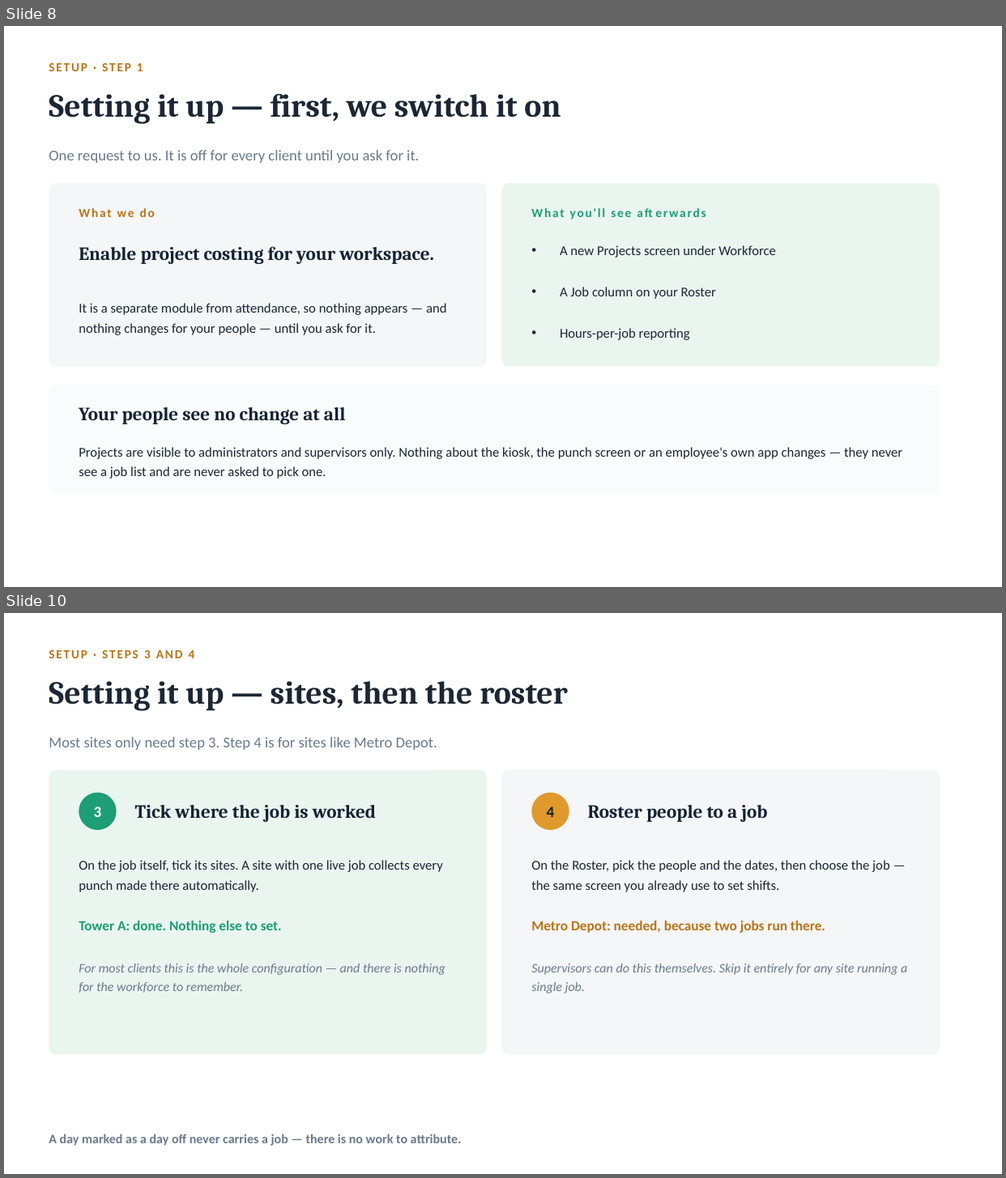
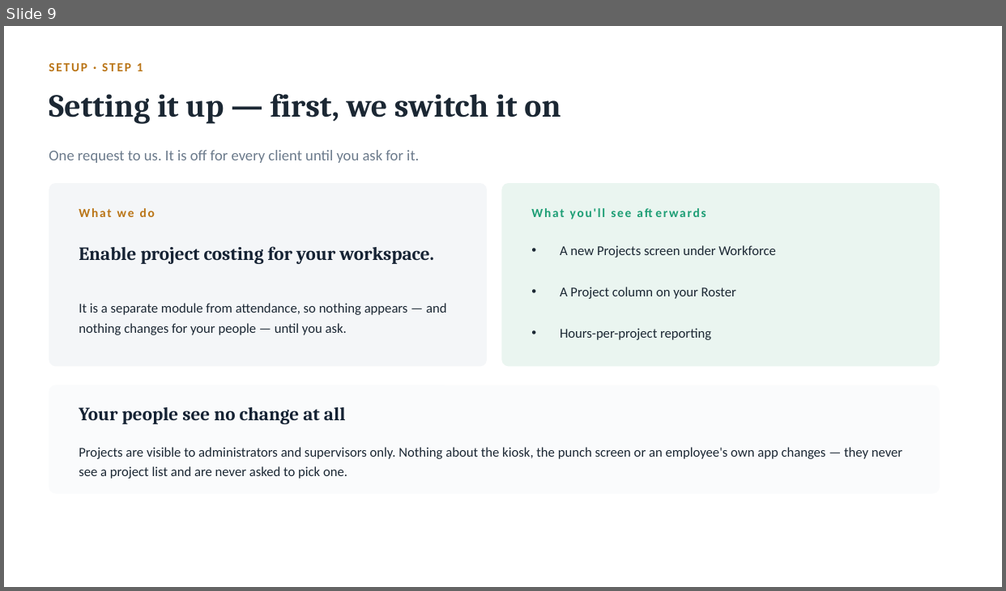
Before and after one commit to iammuniraa-wq/bpmsquare-app, a slide deck: docs/BPMSquare_WFM_Project_Costing.pptx. Shown one above the other, each under a label of ours: slides 8 and 10 before the commit, slide 9 after it; the slides between them are not shown. The pictures are 1006x1178 and 1006x591 pixels, drawn with LibreOffice and Linux fonts; fonts in the diff are those of the drawing. Boxes give left, top, right and bottom in pixels: in the first picture for what was removed or moved away, otherwise in the second. Text is boxed around its words. In the diff, an @@ line names an element or a change of style, - is before the commit and + after.

```diff
--- a/docs/BPMSquare_WFM_Project_Costing.pptx
+++ b/docs/BPMSquare_WFM_Project_Costing.pptx
@@ slide 10 removed at box(4, 613, 1002, 1174), background #FFFFFF @@
@@ text removed at box(49, 650, 195, 658) @@
-SETUP · STEPS 3 AND 4
@@ text removed at box(49, 681, 568, 711) @@
-Setting it up — sites, then the roster
@@ text removed at box(49, 737, 437, 750) @@
-Most sites only need step 3. Step 4 is for sites like Metro Depot.
@@ rounded rectangle removed at box(49, 770, 487, 1054) @@
@@ rounded rectangle removed at box(502, 770, 940, 1054) @@
@@ ellipse removed at box(79, 793, 117, 830) @@
@@ text removed at box(94, 807, 102, 817) @@
-3
@@ text removed at box(135, 805, 376, 822) @@
-Tick where the job is worked
@@ ellipse removed at box(532, 793, 569, 830) @@
@@ text removed at box(547, 807, 555, 817) @@
-4
@@ text removed at box(588, 805, 767, 822) @@
-Roster people to a job
@@ text removed at box(79, 860, 443, 892) @@
-On the job itself, tick its sites. A site with one live job collects every punch made there automatically.
@@ text removed at box(531, 860, 890, 892) @@
-On the Roster, pick the people and the dates, then choose the job — the same screen you already use to set shifts.
@@ text removed at box(79, 921, 282, 933) @@
-Tower A: done. Nothing else to set.
@@ text removed at box(531, 921, 825, 933) @@
-Metro Depot: needed, because two jobs run there.
@@ text removed at box(79, 964, 445, 993) @@
-For most clients this is the whole configuration — and there is nothing for the workforce to remember.
@@ text removed at box(531, 964, 907, 994) @@
-Supervisors can do this themselves. Skip it entirely for any site running a single job.
@@ text removed at box(49, 1135, 462, 1146) @@
-A day marked as a day off never carries a job — there is no work to attribute.
@@ what was slide 8 is now slide 9 @@
@@ slide 9 changed as well @@
@@ text at box(560, 287, 736, 299): text changed @@
-• A Job column on your Roster
+• A Project column on your Roster
@@ text at box(79, 303, 446, 335): text changed @@
-It is a separate module from attendance, so nothing appears — and nothing changes for your people — until you ask for it.
+It is a separate module from attendance, so nothing appears — and nothing changes for your people — until you ask.
@@ text at box(560, 328, 711, 340): text changed @@
-• Hours-per-job reporting
+• Hours-per-project reporting
@@ text at box(79, 447, 902, 479): text changed @@
-Projects are visible to administrators and supervisors only. Nothing about the kiosk, the punch screen or an employee's own app changes — they never see a job list and are never asked to pick one.
+Projects are visible to administrators and supervisors only. Nothing about the kiosk, the punch screen or an employee's own app changes — they never see a project list and are never asked to pick one.
```
Also in this commit, not shown: 10 other slides changed, 3 slides added, 1 other slide removed.
